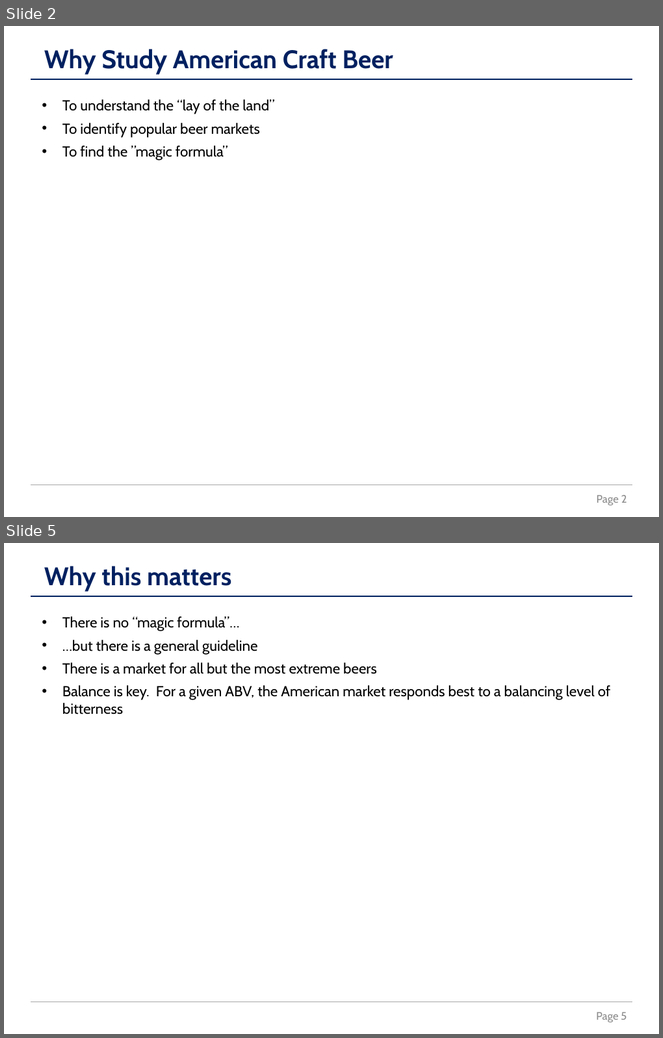
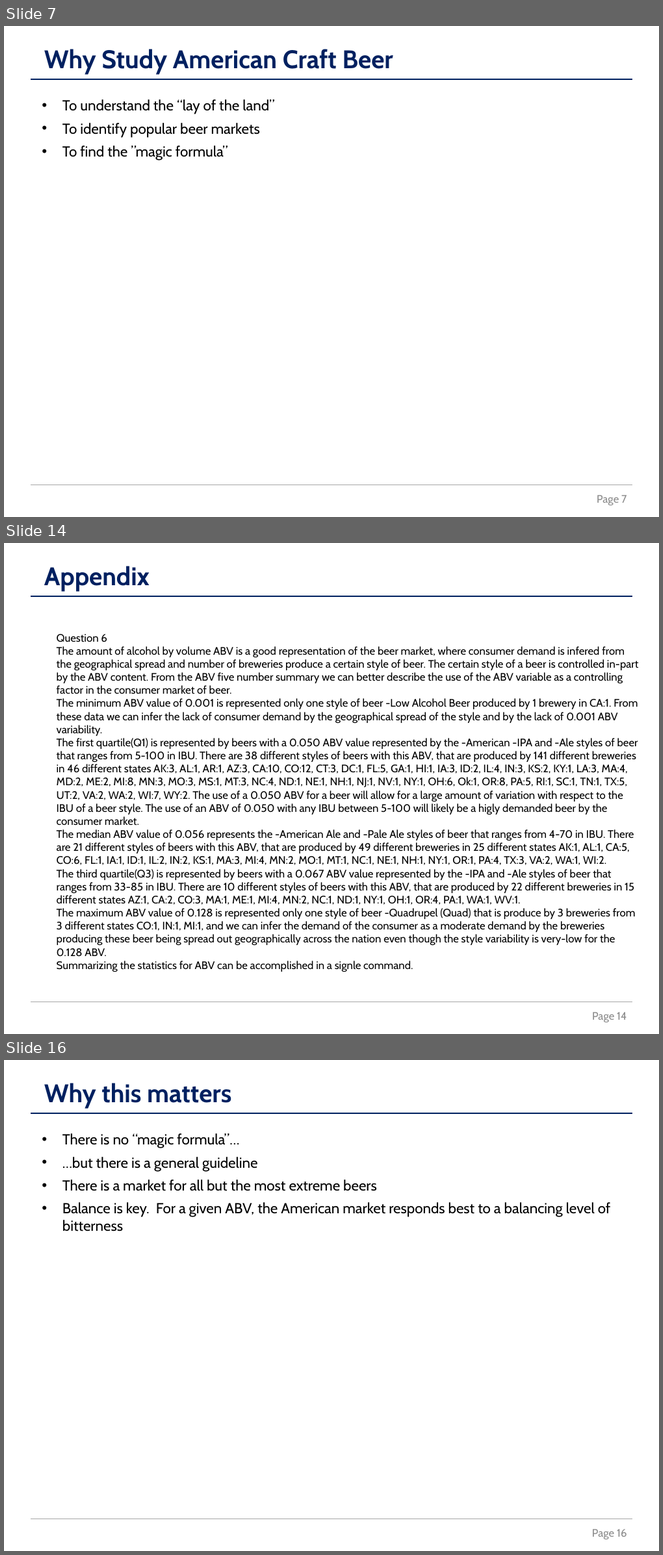
Before and after one commit to la-mar/DDS_Case_Study_1, a slide deck: docs/revised_presentation_from_template.pptx. Shown one above the other, each under a label of ours: slides 2 and 5 before the commit, slides 7, 14 and 16 after it; the slides between them are not shown. The pictures are 663x1038 and 663x1555 pixels, drawn with LibreOffice and Linux fonts; fonts in the diff are those of the drawing. Boxes give left, top, right and bottom in pixels: in the first picture for what was removed or moved away, otherwise in the second. Text is boxed around its words. In the diff, an @@ line names an element or a change of style, - is before the commit and + after.

```diff
--- a/docs/revised_presentation_from_template.pptx
+++ b/docs/revised_presentation_from_template.pptx
@@ slide 14 added at (4,543,659,1034), background #FFFFFF @@
@@ text added at (44,566,150,592), 28 pt, text #002060, bold @@
+Appendix
@@ line added from (30, 596) to (633, 596), #002060 1 pt @@
@@ text added at (57,634,638,972), 12 pt, text #000000 @@
+Question 6
+The amount of alcohol by volume ABV is a good representation of the beer market, where consumer demand is infered from the geographical spread and number of breweries produce a certain style of beer. The certain style of a beer is controlled in-part by the ABV content. From the ABV five number summary we can better describe the use of the ABV variable as a controlling factor in the consumer market of beer.
+The minimum ABV value of 0.001 is represented only one style of beer -Low Alcohol Beer produced by 1 brewery in CA:1. From these data we can infer the lack of consumer demand by the geographical spread of the style and by the lack of 0.001 ABV variability.
+The first quartile(Q1) is represented by beers with a 0.050 ABV value represented by the -American -IPA and -Ale styles of beer that ranges from 5-100 in IBU. There are 38 different styles of beers with this ABV, that are produced by 141 different breweries in 46 different states AK:3, AL:1, AR:1, AZ:3, CA:10, CO:12, CT:3, DC:1, FL:5, GA:1, HI:1, IA:3, ID:2, IL:4, IN:3, KS:2, KY:1, LA:3, MA:4, MD:2, ME:2, MI:8, MN:3, MO:3, MS:1, MT:3, NC:4, ND:1, NE:1, NH:1, NJ:1, NV:1, NY:1, OH:6, Ok:1, OR:8, PA:5, RI:1, SC:1, TN:1, TX:5, UT:2, VA:2, WA:2, WI:7, WY:2. The use of a 0.050 ABV for a beer will allow for a large amount of variation with respect to the IBU of a beer style. The use of an ABV of 0.050 with any IBU between 5-100 will likely be a higly demanded beer by the consumer market.
+The median ABV value of 0.056 represents the -American Ale and -Pale Ale styles of beer that ranges from 4-70 in IBU. There are 21 different styles of beers with this ABV, that are produced by 49 different breweries in 25 different states AK:1, AL:1, CA:5, CO:6, FL:1, IA:1, ID:1, IL:2, IN:2, KS:1, MA:3, MI:4, MN:2, MO:1, MT:1, NC:1, NE:1, NH:1, NY:1, OR:1, PA:4, TX:3, VA:2, WA:1, WI:2.
+The third quartile(Q3) is represented by beers with a 0.067 ABV value represented by the -IPA and -Ale styles of beer that ranges from 33-85 in IBU. There are 10 different styles of beers with this ABV, that are produced by 22 different breweries in 15 different states AZ:1, CA:2, CO:3, MA:1, ME:1, MI:4, MN:2, NC:1, ND:1, NY:1, OH:1, OR:4, PA:1, WA:1, WV:1.
+The maximum ABV value of 0.128 is represented only one style of beer -Quadrupel (Quad) that is produce by 3 breweries from 3 different states CO:1, IN:1, MI:1, and we can infer the demand of the consumer as a moderate demand by the breweries producing these beer being spread out geographically across the nation even though the style variability is very-low for the 0.128 ABV.
+Summarizing the statistics for ABV can be accomplished in a signle command.
@@ line added from (30, 1003) to (633, 1003), #A6A6A6 1 pt @@
@@ page number added at (592,1012,627,1023), 12 pt, text #8C8C8C @@
+Page 14
@@ what was slide 2 is now slide 7 @@
@@ page number at (597,495,627,506): text changed @@
-Page 2
+Page 7
@@ what was slide 5 is now slide 16 @@
@@ page number at (592,1529,627,1540): text changed @@
-Page 5
+Page 16
```
Also in this commit, not shown: 3 slides changed, 10 other slides added, 13 other files.
